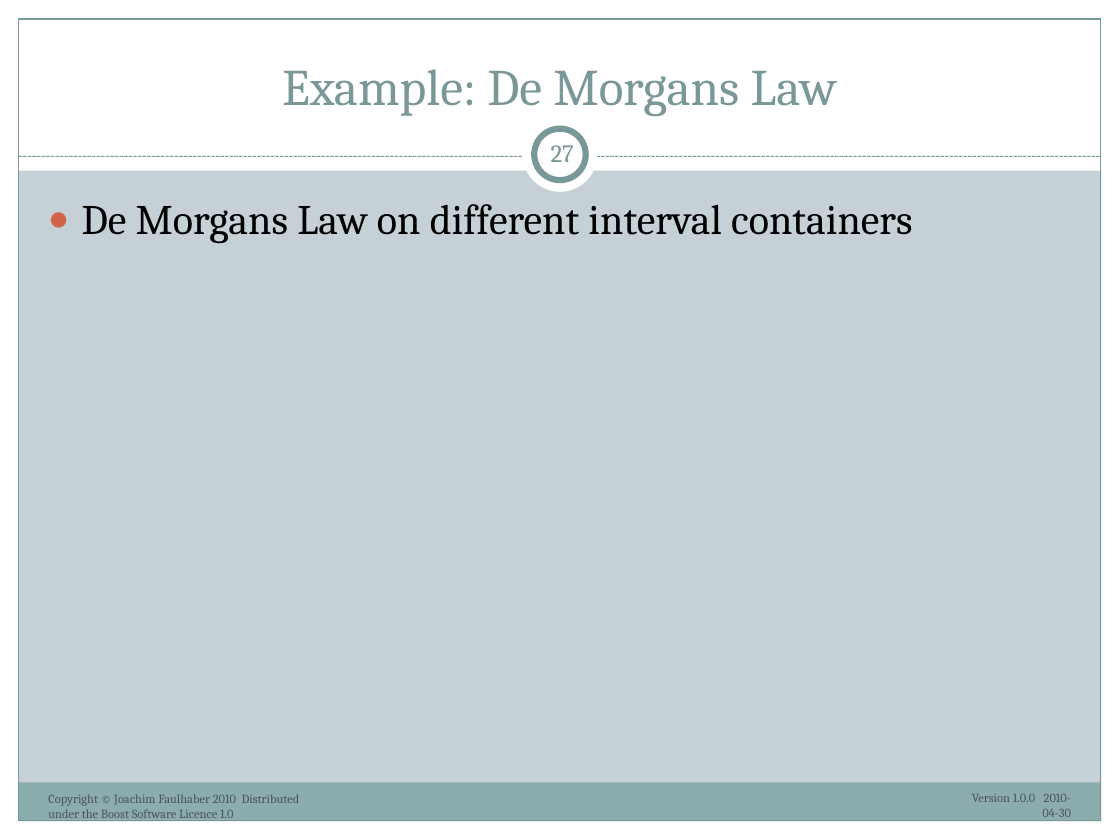
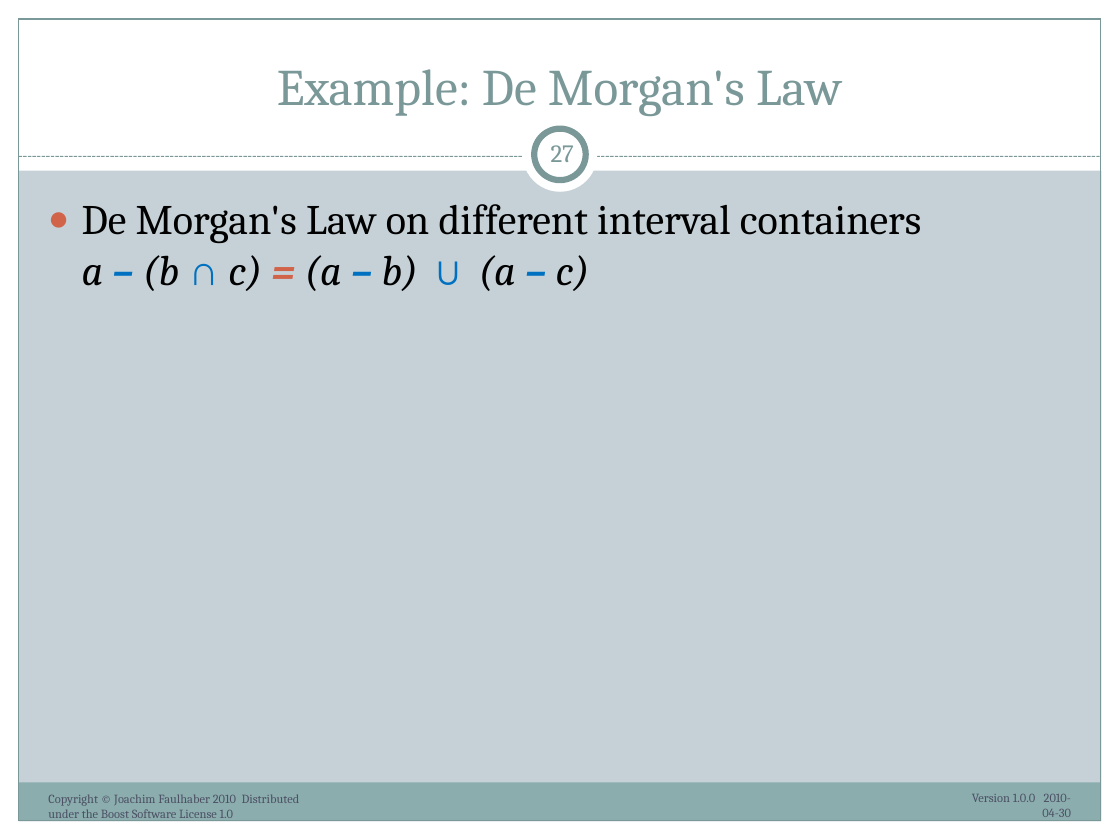
Before and after one commit to ryppl/boost-history, a slide deck: slide 27 of itl/libs/validate/doc/boostcon2010/BoostAlabaster.pptx. Drawn at 1120x840 pixels with LibreOffice and Linux fonts; fonts in the diff are those of the drawing. Boxes give left, top, right and bottom in pixels: in the first picture for what was removed or moved away, otherwise in the second. Text is boxed around its words. In the diff, an @@ line names an element or a change of style, - is before the commit and + after.

Commit message:
Refactored concept_validaters: Moved replicated code to base class. Added alabaster examples for boostcon2010.
SVN-Revision: 61735

```diff
--- a/itl/libs/validate/doc/boostcon2010/BoostAlabaster.pptx
+++ b/itl/libs/validate/doc/boostcon2010/BoostAlabaster.pptx
@@ title at (277, 69, 842, 116): text changed @@
-Example: De Morgans Law
+Example: De Morgan's Law
@@ text at (82, 204, 921, 291): text changed @@
-● De Morgans Law on different interval containers
+● De Morgan's Law on different interval containers
+  a – (b ∩ c) = (a – b) ∪ (a – c)
@@ text at (48, 794, 300, 818): text changed @@
-Copyright © Joachim Faulhaber 2010 Distributed under the Boost Software Licence 1.0
+Copyright © Joachim Faulhaber 2010 Distributed under the Boost Software License 1.0
```
Also in this commit, not shown: 43 other slides changed, 28 other files.
